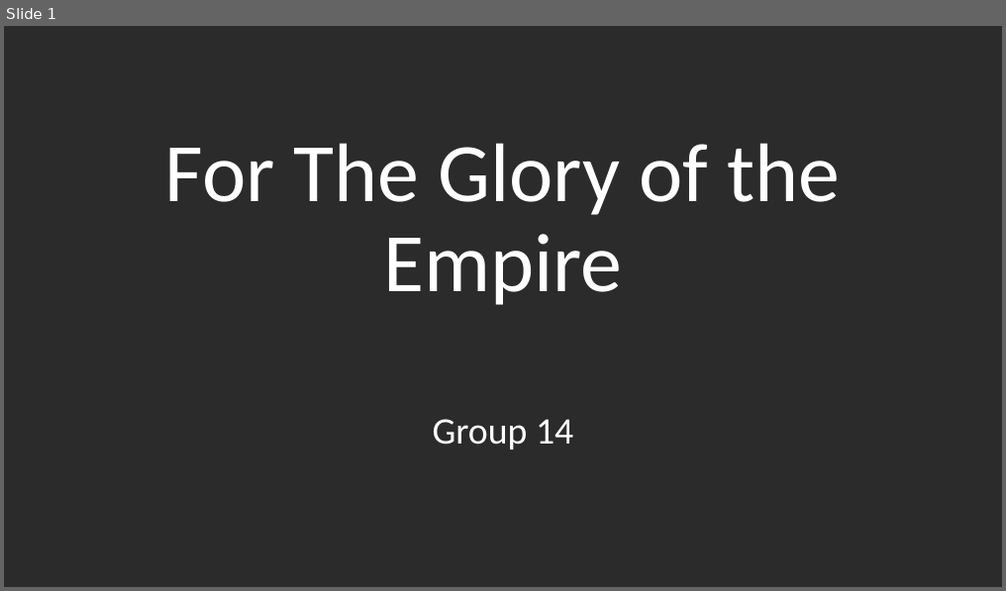
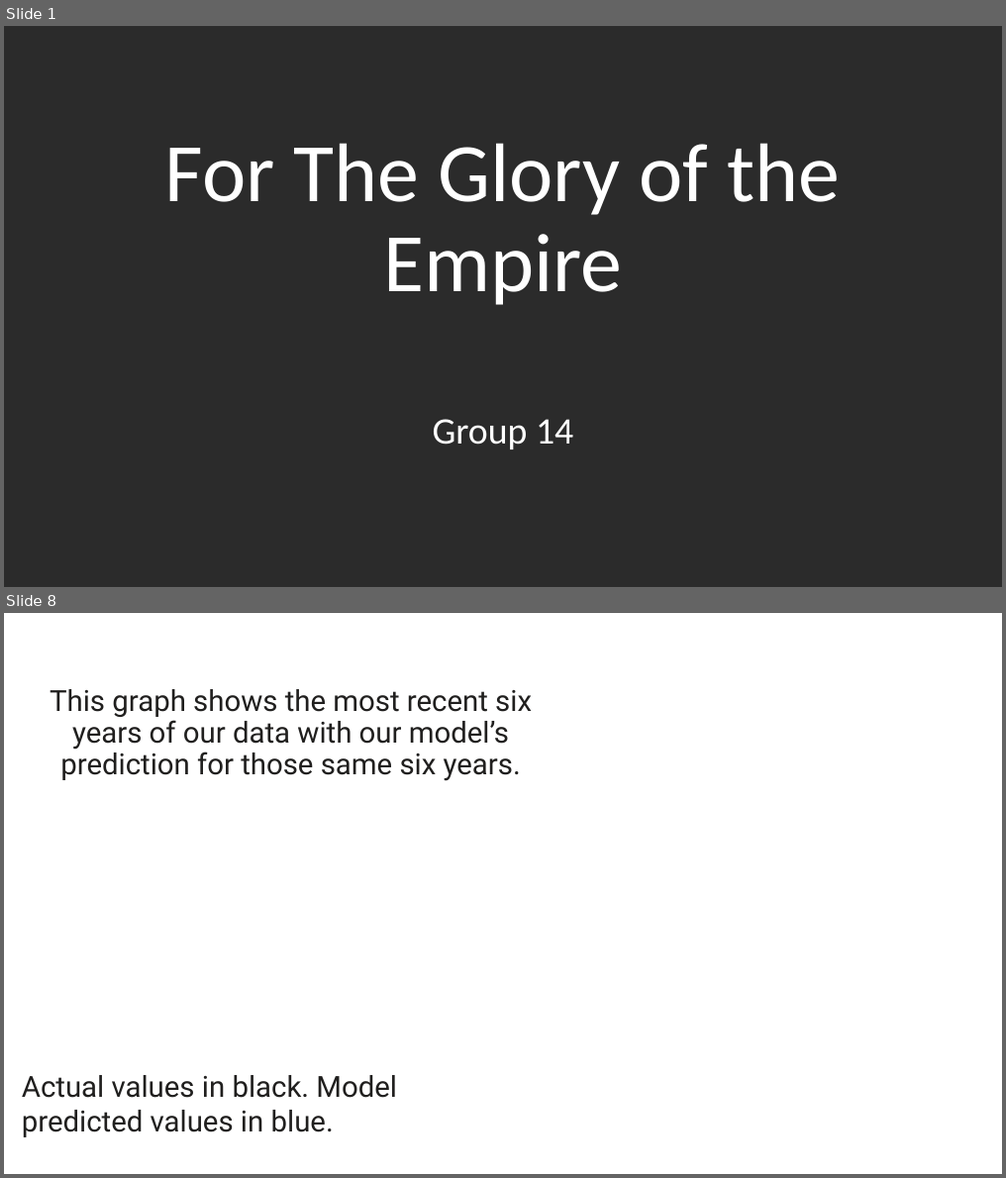
Before and after one commit to DaelynGreene/ForTheGloryOfTheEmpire, a slide deck: For The Glory of the Empire.pptx. Shown one above the other, each under a label of ours: slide 1 before the commit, slides 1 and 8 after it; the slides between them are not shown. The pictures are 1006x591 and 1006x1178 pixels, drawn with LibreOffice and Linux fonts; fonts in the diff are those of the drawing; background and template pictures are left out; a plain dark background stands for a picture behind light text. Boxes give left, top, right and bottom in pixels: in the first picture for what was removed or moved away, otherwise in the second. Text is boxed around its words. In the diff, an @@ line names an element or a change of style, - is before the commit and + after.

Commit message:
made cleaned code (deleted everything we didnt use so i could see where i was breaking things), finalized? the powerpoint, and updated the predictions csv

```diff
--- a/For The Glory of the Empire.pptx
+++ b/For The Glory of the Empire.pptx
@@ slide 8 added at (4,613,1002,1174), background picture (left out) @@
@@ text added at (50,689,532,781), 28 pt, text #201F1E @@
+This graph shows the most recent six years of our data with our model’s prediction for those same six years.
@@ text added at (22,1075,397,1138), 28 pt, text #201F1E @@
+Actual values in black. Model predicted values in blue.
```
Also in this commit, not shown: 9 other slides added, 2 other files.
